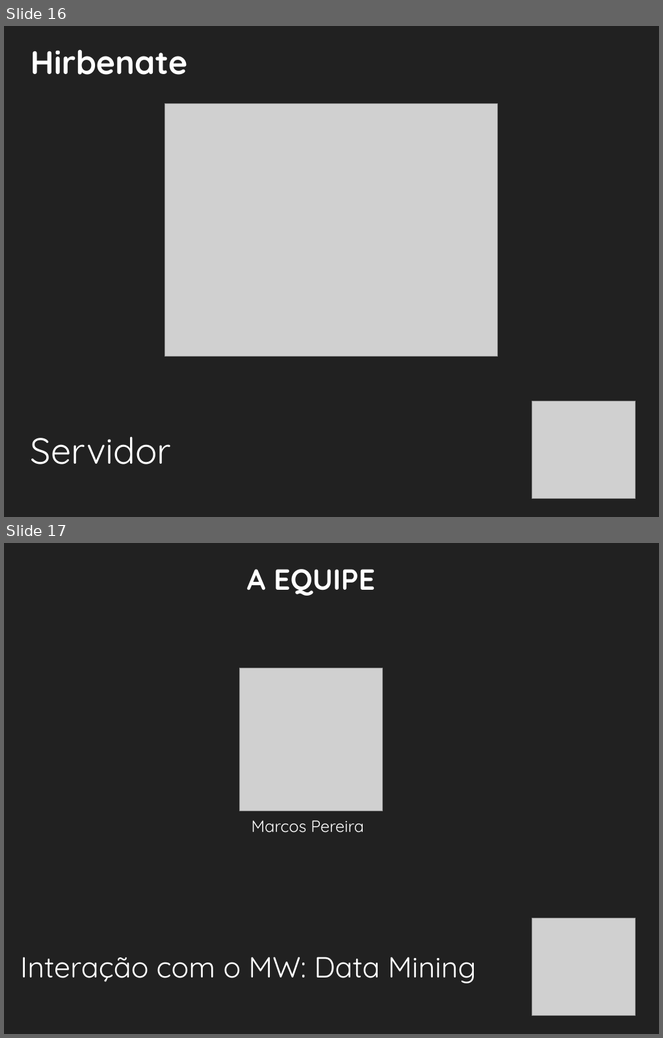
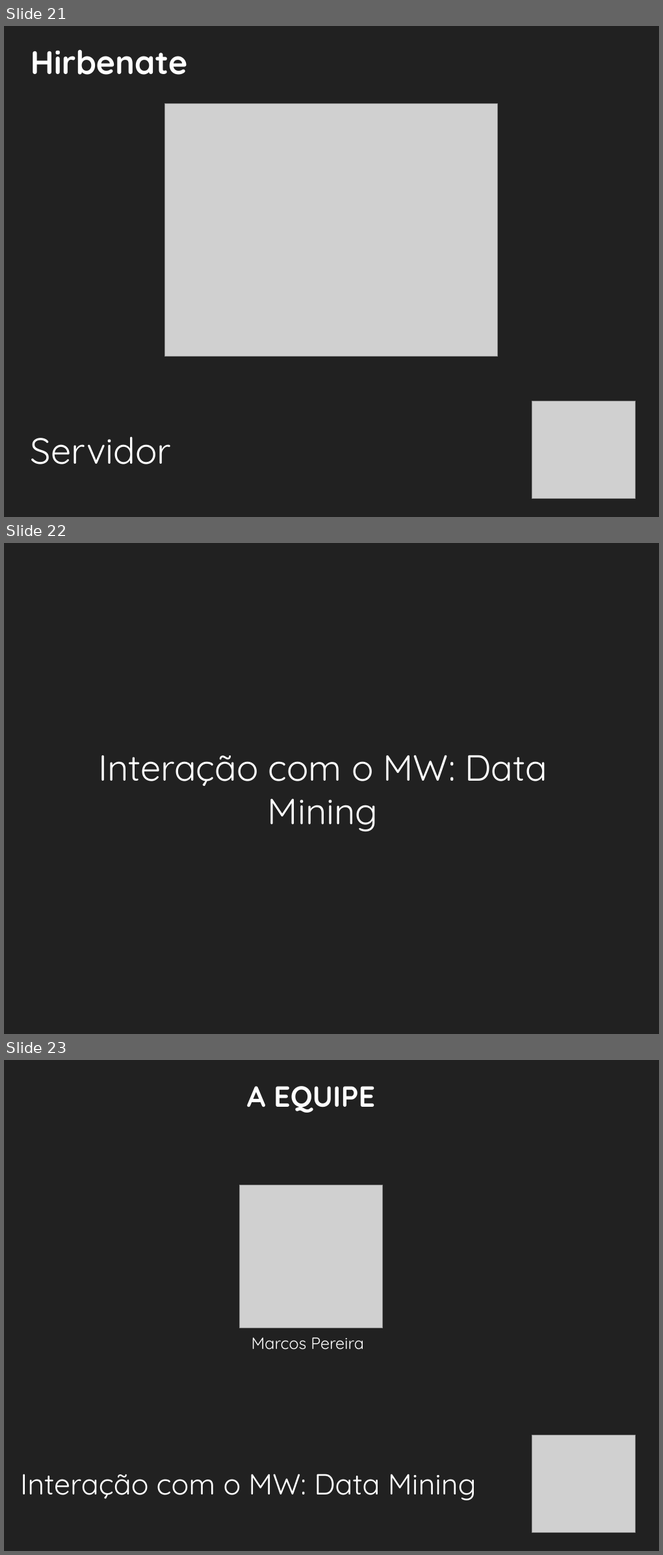
Before and after one commit to ovflowd/matriculeMe, a slide deck: Artefatos/ApresentaçãoFinal.pptx. Shown one above the other, each under a label of ours: slides 16 and 17 before the commit, slides 21, 22 and 23 after it. The pictures are 663x1038 and 663x1555 pixels, drawn with LibreOffice and Linux fonts; fonts in the diff are those of the drawing; grey boxes stand for pictures; background and template pictures are left out. Boxes give left, top, right and bottom in pixels: in the first picture for what was removed or moved away, otherwise in the second. Text is boxed around its words. In the diff, an @@ line names an element or a change of style, - is before the commit and + after.

```diff
--- a/Artefatos/ApresentaçãoFinal.pptx
+++ b/Artefatos/ApresentaçãoFinal.pptx
@@ slide 22 added at [4, 543, 659, 1034], background #212121 @@
@@ text added at [98, 755, 548, 832], 40 pt, text #FFFFFF @@
+Interação com o MW: Data Mining
@@ what was slide 16 is now slide 21 @@
@@ what was slide 17 is now slide 23 @@
```
Also in this commit, not shown: 22 slides changed, 8 other slides added.
